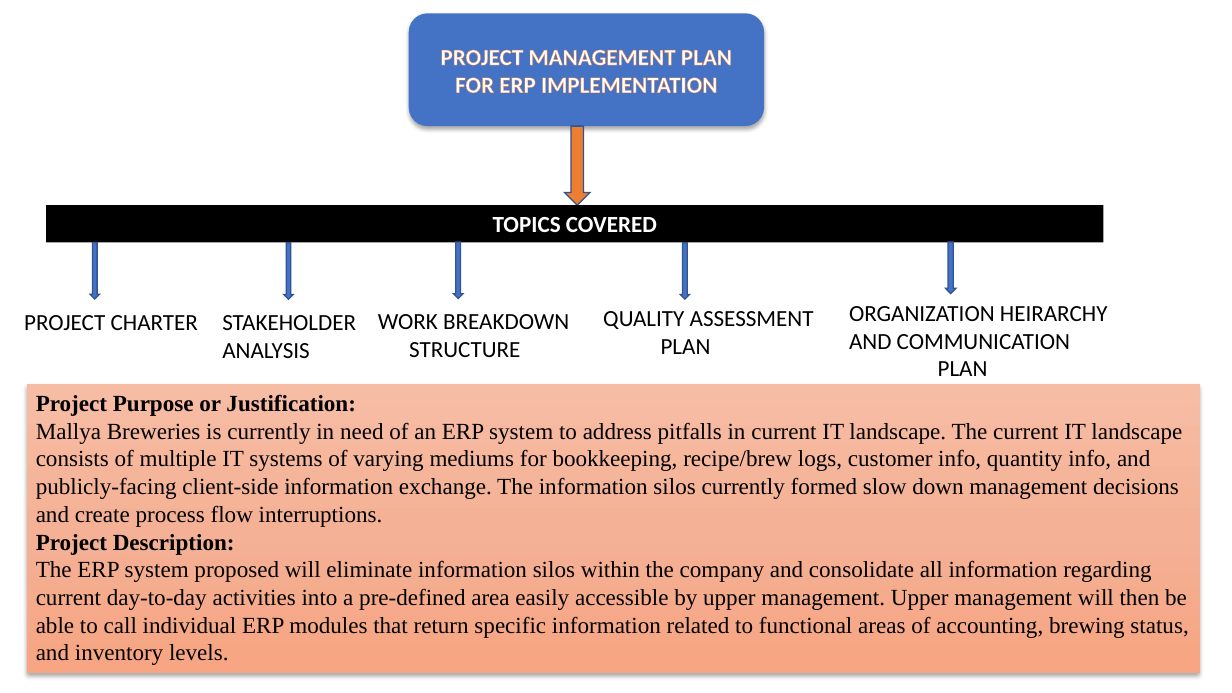
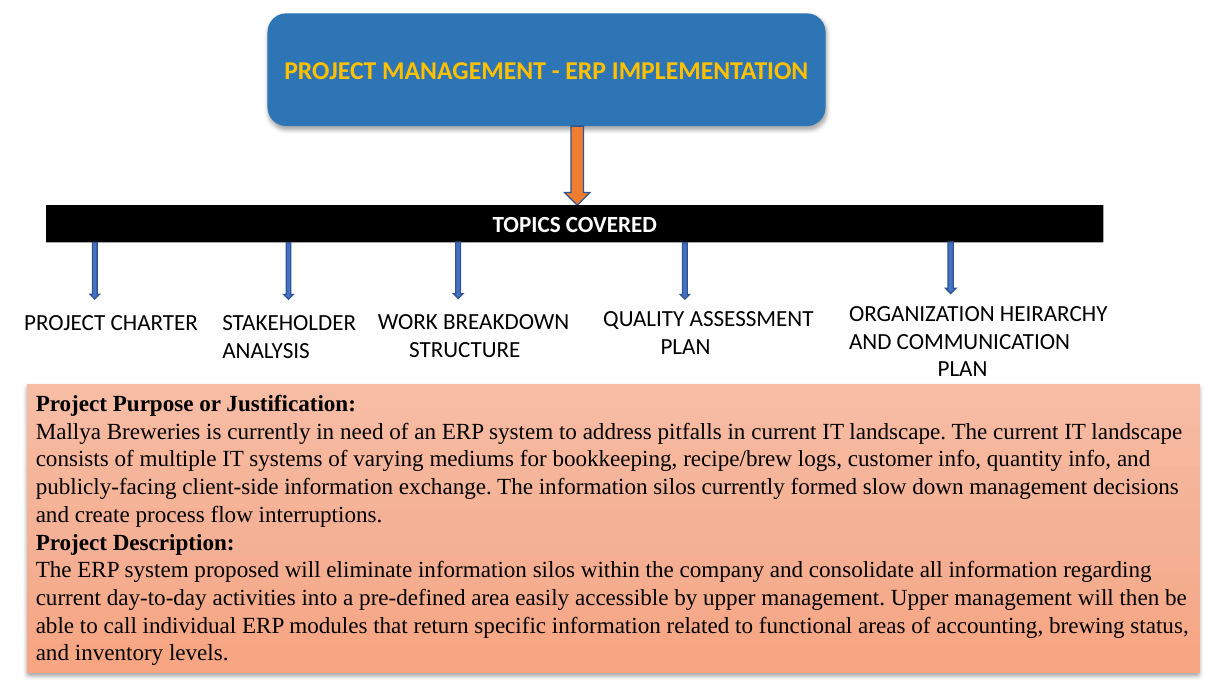
Before and after one commit to vipulyadav6/vipulyadav6.github.io, a slide deck: slide 3 of img/General_PPT.pptx. Drawn at 1232x693 pixels with LibreOffice and Linux fonts; fonts in the diff are those of the drawing. Boxes give left, top, right and bottom in pixels: in the first picture for what was removed or moved away, otherwise in the second. Text is boxed around its words. In the diff, an @@ line names an element or a change of style, - is before the commit and + after.

```diff
--- a/img/General_PPT.pptx
+++ b/img/General_PPT.pptx
@@ rounded rectangle "PROJECT MANAGEMENT - ERP IMPLEMENTATION": place and size @@
-rounded rectangle "PROJECT MANAGEMENT - ERP IMPLEMENTATION" at (409, 13, 764, 126)
+rounded rectangle "PROJECT MANAGEMENT - ERP IMPLEMENTATION" at (268, 13, 826, 126)
@@ rounded rectangle "PROJECT MANAGEMENT - ERP IMPLEMENTATION" at (268, 13, 826, 126): fill #4472C4 to #2E75B6 @@
@@ text in rounded rectangle at (284, 62, 808, 79): text changed; size 18 to 20 pt; text colour #FFFFFF to #FFC000 @@
-PROJECT MANAGEMENT PLAN FOR ERP IMPLEMENTATION
+PROJECT MANAGEMENT - ERP IMPLEMENTATION
```
Also in this commit, not shown: 2 other slides changed, 3 other files.
